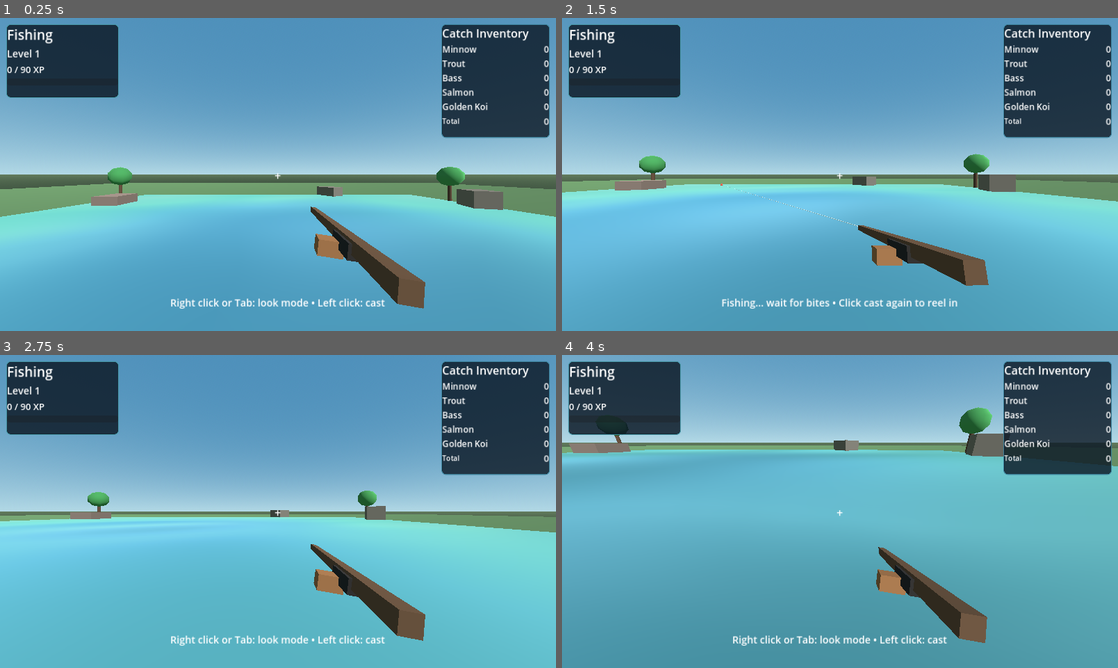
Above: before the commit, frames 1-4 (two rows, left to right).
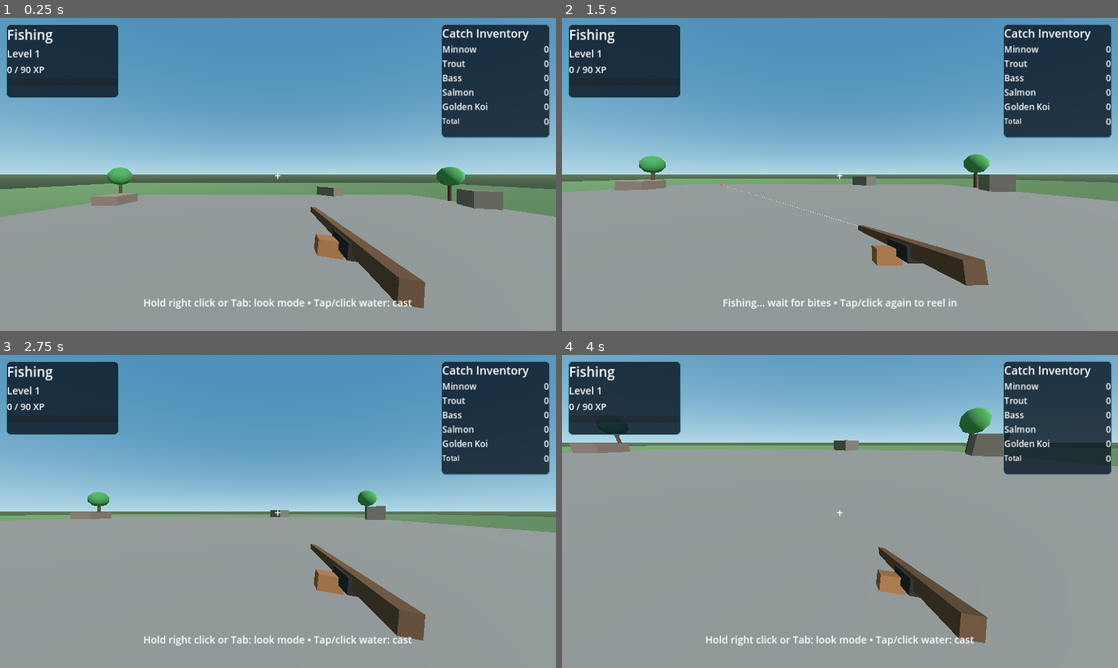
Above: after the commit, the same moments.

Repository: Churper/Skilling
Game: Godot game, scene res://scenes/main.tscn
The game is run twice, just before and just after one commit, with the same random seed, the same clock (stepped at 60 frames per second) and the same inputs.
Inputs (mouse positions are in pixels of both pictures, inside the frame that each line leads up to):
- Up to frame 1 (0.25 s): no input
- Up to frame 2 (1.5 s): tap Enter at 0.5 s; move the mouse to (962, 158) at 0.52 s; press the mouse at (962, 158) at 0.53 s; hold D (move_right) 0.53-1.28 s; tap Space (jump) at 0.77 s; move the mouse to (728, 190) at 1.27 s; release the mouse at (728, 190) at 1.28 s; hold S (move_back) from 1.28 s (still down); click (728, 190) at 1.35 s
- Up to frame 3 (2.75 s): tap Space (jump) at 1.52 s; move the mouse to (333, 442) at 2.02 s; release S (move_back) at 2.03 s; hold D (move_right) from 2.03 s (still down); hold Tab (toggle_mouse_capture) from 2.03 s (still down); click (333, 442) at 2.3 s
- Up to frame 4 (4 s): move the mouse to (834, 517) at 2.77 s; release D (move_right) at 2.78 s; release Tab (toggle_mouse_capture) at 2.78 s; hold W (move_forward) from 2.78 s (still down); click (834, 517) at 2.85 s; tap Space (jump) at 3.02, 3.77 s; move the mouse to (878, 514) at 3.52 s; press the mouse at (878, 514) at 3.53 s

The runs differ from the first frame. In frame 1, 39% of the frame differs, in the area x 0-100%, y 56-100%; in frame 2, 44%; in frame 3, 45%; in frame 4, 66%, in the area x 0-100%, y 30-100%.

Commit message:
Fix mobile casting, look mode, and cartoony transparent water

Diff:
--- a/project.godot
+++ b/project.godot
@@ -20,7 +20,7 @@
 window/size/resizable=true
 window/stretch/mode="canvas_items"
 window/stretch/aspect="expand"
-window/dpi/allow_hidpi=false
+window/dpi/allow_hidpi=true
 
 [physics]
 common/physics_ticks_per_second=60
--- a/scripts/app_bootstrap.gd
+++ b/scripts/app_bootstrap.gd
@@ -64,13 +64,21 @@
 		inventory[fish_name] = 0
 	_update_inventory_ui()
 	_update_fishing_ui()
-	_set_status("Right click or Tab: look mode • Left click: cast")
+	_set_status("Hold right click or Tab: look mode • Tap/click water: cast")
 
 	var window: Window = get_window()
 	window.size_changed.connect(_on_window_size_changed)
 	_on_window_size_changed()
 
 func _unhandled_input(event: InputEvent) -> void:
+	if event is InputEventScreenTouch and event.pressed:
+		_try_cast_from_screen(event.position)
+		return
+
+	if event is InputEventMouseButton and event.button_index == MOUSE_BUTTON_LEFT and event.pressed:
+		_try_cast_from_screen(event.position)
+		return
+
 	if event.is_action_pressed("cast"):
 		_try_cast()
 
@@ -101,9 +109,9 @@
 		var levels_gained: int = _add_fishing_xp(xp_drop)
 		_show_xp_drop(xp_drop)
 		if levels_gained > 0:
-			_set_status("Caught %s (+%d XP) • Fishing Lv %d • Click cast to reel in" % [fish_name, xp_drop, fishing_level])
+			_set_status("Caught %s (+%d XP) • Fishing Lv %d • Tap/click to reel in" % [fish_name, xp_drop, fishing_level])
 		else:
-			_set_status("Caught %s (+%d XP) • Click cast to reel in" % [fish_name, xp_drop])
+			_set_status("Caught %s (+%d XP) • Tap/click to reel in" % [fish_name, xp_drop])
 		cast_timer = randf_range(0.85, 1.9)
 
 func _apply_window_scaling() -> void:
@@ -118,12 +126,7 @@
 		return
 
 	var shortest_side: int = min(size.x, size.y)
-	var scale_factor: float = 1.0
-	if shortest_side >= 1400:
-		scale_factor = 0.9
-	if shortest_side >= 2000:
-		scale_factor = 0.8
-	window.content_scale_factor = scale_factor
+	window.content_scale_factor = 1.0
 
 	if camera:
 		var aspect: float = float(size.x) / float(size.y)
@@ -251,43 +254,41 @@
 	var shader := Shader.new()
 	shader.code = """
 shader_type spatial;
-render_mode blend_mix, depth_draw_opaque, cull_disabled, diffuse_burley, specular_schlick_ggx;
-
-uniform vec4 shallow_color : source_color = vec4(0.36, 0.80, 0.90, 0.68);
-uniform vec4 deep_color : source_color = vec4(0.08, 0.38, 0.56, 0.86);
-uniform vec4 rim_tint : source_color = vec4(0.58, 0.89, 0.98, 0.30);
-uniform float wave_speed = 0.55;
-uniform float ripple_scale = 2.2;
-uniform float normal_strength = 0.10;
-uniform float roughness_base = 0.12;
-uniform float clarity_boost = 0.18;
+render_mode blend_mix, depth_draw_alpha_prepass, cull_disabled, unshaded;
+
+uniform vec4 shallow_color : source_color = vec4(0.56, 0.93, 1.0, 0.48);
+uniform vec4 deep_color : source_color = vec4(0.10, 0.46, 0.72, 0.72);
+uniform vec4 edge_foam_color : source_color = vec4(0.84, 0.98, 1.0, 0.78);
+uniform float wave_height = 0.07;
+uniform float wave_speed = 1.35;
+uniform float ripple_density = 15.0;
+
+void vertex() {
+	float t = TIME * wave_speed;
+	float wave_a = sin(UV.x * 20.0 + t * 1.5);
+	float wave_b = cos(UV.y * 16.0 - t * 1.2);
+	float wave_c = sin((UV.x + UV.y) * 10.0 + t * 1.8);
+	VERTEX.y += (wave_a + wave_b + wave_c) * wave_height * 0.333;
+}
 
 void fragment() {
 	float t = TIME * wave_speed;
-	vec2 uv = UV * ripple_scale;
-
-	float wave_1 = sin((uv.x * 6.28318) + (t * 1.2));
-	float wave_2 = sin((uv.y * 8.48230) - (t * 0.9));
-	float wave_3 = sin(((uv.x + uv.y) * 5.65487) + (t * 1.5));
-	float ripple = (wave_1 + wave_2 + wave_3) * 0.3333;
-
-	float depth_mask = smoothstep(0.08, 0.52, distance(UV, vec2(0.5)));
-	vec3 water_color = mix(deep_color.rgb, shallow_color.rgb, depth_mask);
-	float alpha = mix(deep_color.a, shallow_color.a, depth_mask);
-
-	float dx = cos((uv.x * 6.28318) + (t * 1.2)) * 0.55 + cos(((uv.x + uv.y) * 5.65487) + (t * 1.5)) * 0.35;
-	float dz = cos((uv.y * 8.48230) - (t * 0.9)) * 0.55 + cos(((uv.x + uv.y) * 5.65487) + (t * 1.5)) * 0.35;
-	vec3 normal_wave = normalize(vec3(dx * normal_strength, 1.0, dz * normal_strength));
-	NORMAL = normal_wave;
-
-	float fresnel = pow(1.0 - max(dot(normalize(VIEW), normal_wave), 0.0), 3.1);
-	float sparkle = max(0.0, ripple) * 0.06;
-
-	ALBEDO = water_color + vec3(clarity_boost * (1.0 - depth_mask) + sparkle);
-	ALBEDO += rim_tint.rgb * (fresnel * rim_tint.a);
-	ROUGHNESS = clamp(roughness_base - ripple * 0.05, 0.03, 0.28);
-	METALLIC = 0.03;
-	ALPHA = clamp(alpha + fresnel * 0.05, 0.52, 0.95);
+	float dist = distance(UV, vec2(0.5));
+	float shore_blend = smoothstep(0.02, 0.65, dist);
+	vec3 base_color = mix(deep_color.rgb, shallow_color.rgb, shore_blend);
+
+	float ripple_a = sin((UV.x + UV.y) * ripple_density + t * 3.1);
+	float ripple_b = cos((UV.x - UV.y) * (ripple_density * 0.75) - t * 2.4);
+	float ripple = ripple_a * 0.6 + ripple_b * 0.4;
+	float ripple_mask = smoothstep(0.28, 0.88, ripple * 0.5 + 0.5);
+
+	float shore_ring = smoothstep(0.74, 0.96, dist);
+	float foam = shore_ring * smoothstep(0.45, 0.95, ripple_mask);
+	base_color += vec3(0.10, 0.20, 0.26) * ripple_mask;
+	base_color = mix(base_color, edge_foam_color.rgb, foam * 0.7);
+
+	ALBEDO = base_color;
+	ALPHA = clamp(mix(deep_color.a, shallow_color.a, shore_blend) + foam * 0.22, 0.38, 0.84);
 }
 """
 
@@ -627,12 +628,21 @@
 	if cast_state == 1:
 		_hide_cast_visuals()
 		cast_state = 0
-		_set_status("Right click or Tab: look mode • Left click: cast")
+		_set_status("Hold right click or Tab: look mode • Tap/click water: cast")
 		return
 
 	var screen_point: Vector2 = get_viewport().get_visible_rect().size * 0.5
 	if Input.get_mouse_mode() != Input.MOUSE_MODE_CAPTURED:
 		screen_point = get_viewport().get_mouse_position()
+
+	_try_cast_from_screen(screen_point)
+
+func _try_cast_from_screen(screen_point: Vector2) -> void:
+	if cast_state == 1:
+		_hide_cast_visuals()
+		cast_state = 0
+		_set_status("Hold right click or Tab: look mode • Tap/click water: cast")
+		return
 
 	var ray_origin: Vector3 = camera.project_ray_origin(screen_point)
 	var ray_direction: Vector3 = camera.project_ray_normal(screen_point)
@@ -658,7 +668,7 @@
 	_place_bobber(point)
 	if pole and pole.has_method("play_cast_kick"):
 		pole.call("play_cast_kick")
-	_set_status("Fishing... wait for bites • Click cast again to reel in")
+	_set_status("Fishing... wait for bites • Tap/click again to reel in")
 
 func _place_bobber(point: Vector3) -> void:
 	if not bobber:
--- a/scripts/player.gd
+++ b/scripts/player.gd
@@ -18,6 +18,9 @@
 		rotate_y(-event.relative.x * mouse_sensitivity)
 		head.rotate_x(-event.relative.y * mouse_sensitivity)
 		head.rotation.x = clamp(head.rotation.x, deg_to_rad(-85.0), deg_to_rad(85.0))
+
+	if event is InputEventMouseButton and event.button_index == MOUSE_BUTTON_RIGHT:
+		_set_mouse_captured(event.pressed)
 
 	if event.is_action_pressed("toggle_mouse_capture"):
 		_set_mouse_captured(Input.get_mouse_mode() != Input.MOUSE_MODE_CAPTURED)
Not shown, changed: docs/index.html
Not shown, changed: docs/index.pck
